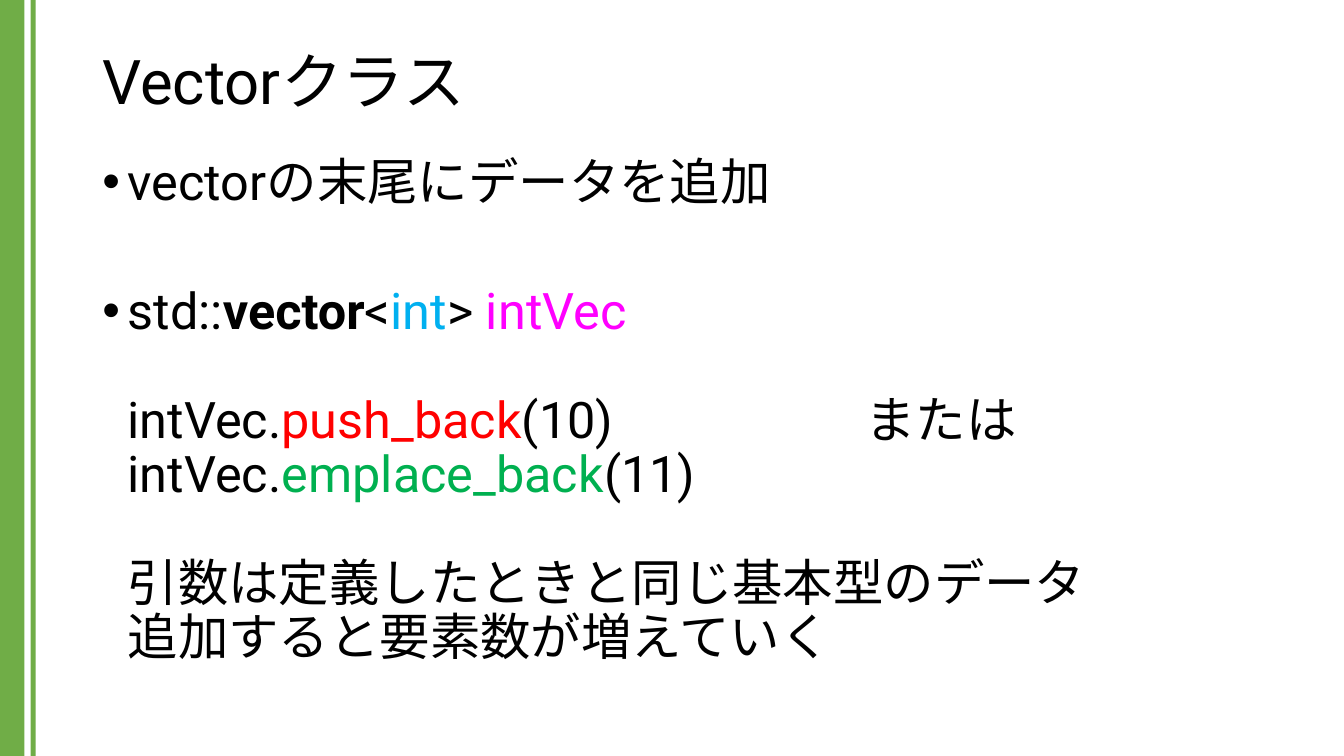
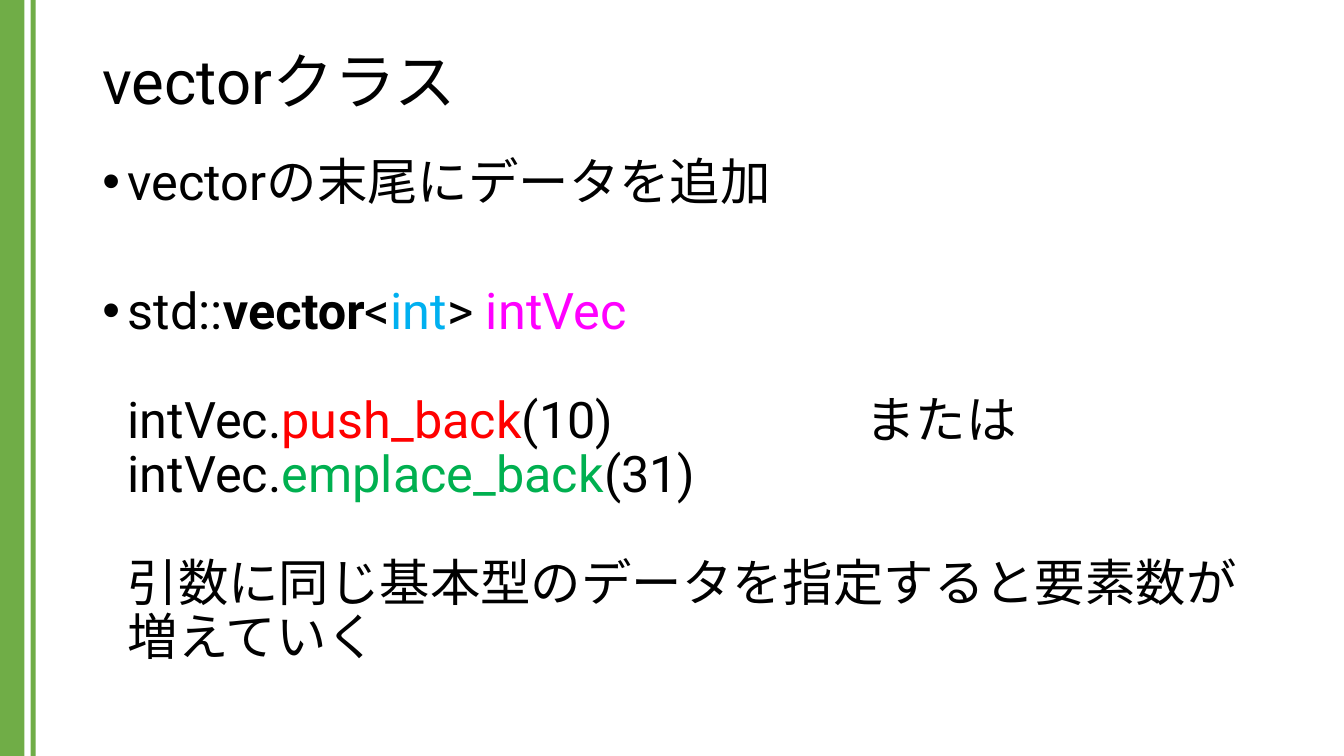
Before and after one commit to kic-murata/cpp2024, a slide deck: slide 12 of 授業資料/講義資料：Vectorクラス.pptx (slide 10 before the commit). Drawn at 1344x756 pixels with LibreOffice and Linux fonts; fonts in the diff are those of the drawing. Boxes give left, top, right and bottom in pixels: in the first picture for what was removed or moved away, otherwise in the second. Text is boxed around its words. In the diff, an @@ line names an element or a change of style, - is before the commit and + after.

```diff
--- a/授業資料/講義資料：Vectorクラス.pptx
+++ b/授業資料/講義資料：Vectorクラス.pptx
@@ title at [102, 54, 456, 107]: text changed @@
-Vectorクラス
+vectorクラス
@@ text at [128, 291, 1237, 659]: text changed @@
-• std::vector<int> intVec
-  intVec.push_back(10) または
-  intVec.emplace_back(11)
-  引数は定義したときと同じ基本型のデータ
-  追加すると要素数が増えていく
+• std::vector<int> intVec
+  intVec.push_back(10) または
+  intVec.emplace_back(31)
+  引数に同じ基本型のデータを指定すると要素数が増えていく
```
Also in this commit, not shown: 9 other slides changed, 12 slides added, 1 other file.
